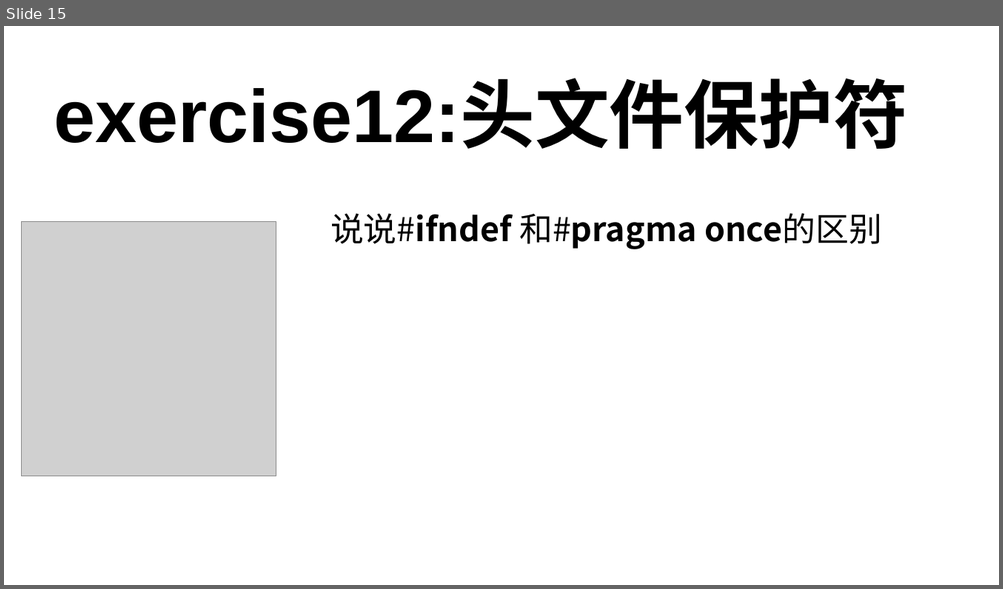
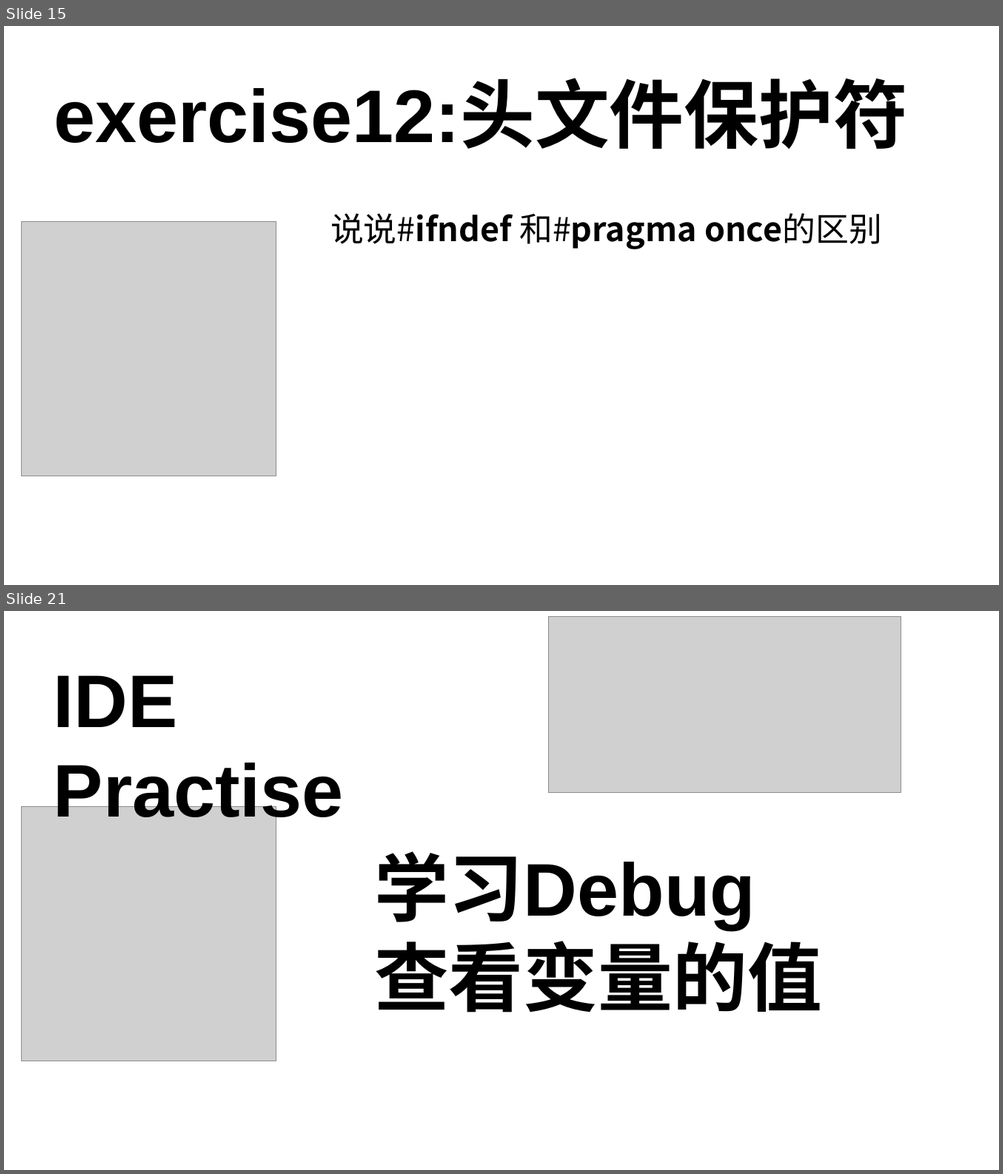
Before and after one commit to 3417725275/CPP_Study, a slide deck: C++课件.pptx. Shown one above the other, each under a label of ours: slide 15 before the commit, slides 15 and 21 after it; the slides between them are not shown. The pictures are 1003x589 and 1003x1174 pixels, drawn with LibreOffice and Linux fonts; fonts in the diff are those of the drawing; grey boxes stand for pictures. Boxes give left, top, right and bottom in pixels: in the first picture for what was removed or moved away, otherwise in the second. Text is boxed around its words. In the diff, an @@ line names an element or a change of style, - is before the commit and + after.

```diff
--- a/C++课件.pptx
+++ b/C++课件.pptx
@@ slide 21 added at box(4, 611, 999, 1170), background #FFFFFF @@
@@ picture added at box(549, 616, 901, 792) @@
@@ text added at box(54, 675, 344, 830), 72 pt, text #000000, bold @@
+IDE Practise
@@ picture added at box(21, 806, 276, 1062) @@
@@ text added at box(374, 851, 822, 1013), 72 pt, text #000000, bold @@
+学习Debug
+查看变量的值
```
Also in this commit, not shown: 6 slides changed, 2 other slides added, 11 slides removed, 1 other file.
